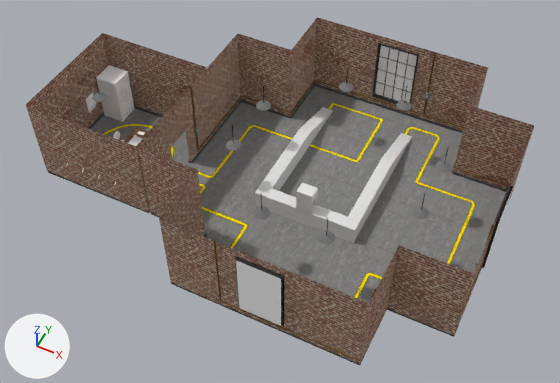
One commit to the Blender file Assets/newGame/track1.blend: the scene before it, then after it.
Before and after are seen from a 50 mm camera at (8.9, -66.9, 94.2) aimed at (-27.5, 5.9, 3.2). The axes (+X, +Y, +Z) are drawn at lower left. The lights are the same throughout.
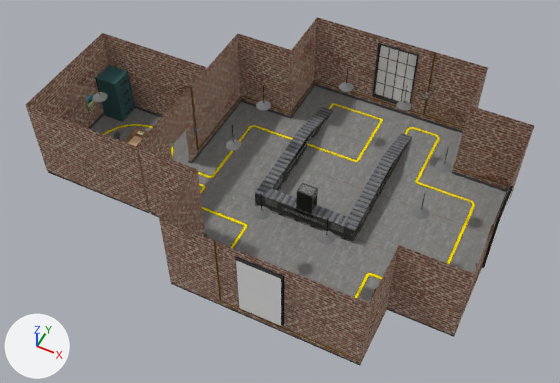
Where the change shows, as pixel boxes [x1, y1, x2, y2] in the pictures (560 x 383 px):
part 1 of me_cube_023, cut back: [86, 72, 133, 113] in both
part 2 of me_cube_023, recoloured (grey to cyan): [66, 65, 135, 185] in both
part 3 of me_cube_002, built on: before [272, 112, 332, 191]; after [272, 114, 331, 191]
part 4 of me_cube_002, recoloured (white to grey): [255, 107, 412, 243] in both

The change in detail:
Picture 'machine.png' (img_machine_png) is new.
Picture 'office.png' (img_office_png) is new.
Material 'Machine' (mat_machine) is new.
Its texture is img_machine_png.
Material 'Office' (mat_office) is new.
Its texture is img_office_png.
me_cube_023 is used by ob_cube_007; location (-63.0, 12.7, 4.3); scale (1.92, 1.92, 4.3).
me_cube_023 had 897 vertices, 758 faces and spanned x -1.2..6.59, y -9.51..1.0, z -1.0..1.0.
me_cube_023 now has 682 vertices, 568 faces and spans x -1.2..6.59, y -9.51..1.0, z -1.0..1.0.
Part 1, on me_cube_023:
73 vertices are removed from x -1.18..1.25, y -2.7..1.0, z -0.75..0.78.
86 faces are deleted.
12 new faces join them, mat_cartexture (picture img_cartexture_png).
28 new faces join them, mat_office (picture img_office_png).
me_cube_023 part 2: 221 faces spanning x -1.2..6.48, y -9.51..1.0, z -1.0..1.0 switch from mat_cartexture (picture img_cartexture_png) to mat_office (picture img_office_png).
me_cube_023 now uses material mat_boxfactory (picture img_boxfactory_png).
me_cube_002 is used by ob_cube_002; location (-30.0, 20.0, 3.0); scale (1.0, 1.0, 0.0758).
me_cube_002 had 426 vertices, 441 faces and spanned x -1.0..16.0, y -16.0..10.0, z -40.6..53.2.
me_cube_002 now has 435 vertices, 453 faces and spans x -1.0..16.0, y -16.0..10.0, z -40.6..53.2.
Part 3, on me_cube_002:
3 faces are deleted.
9 vertices are added at x -1.0..1.0, y -1.0..1.7, z -39.6..-18.7.
15 new faces join them.
me_cube_002 part 4: 438 faces spanning x -1.0..16.0, y -16.0..10.0, z -40.6..53.2 switch from no material to mat_machine (picture img_machine_png).
